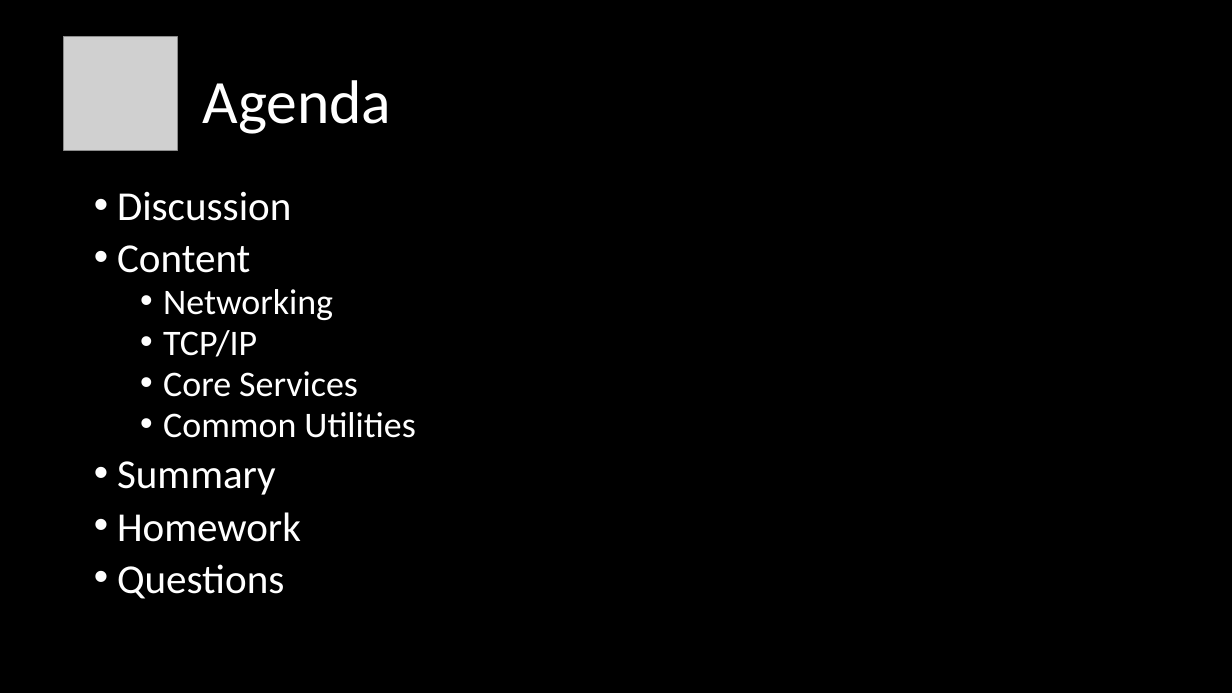
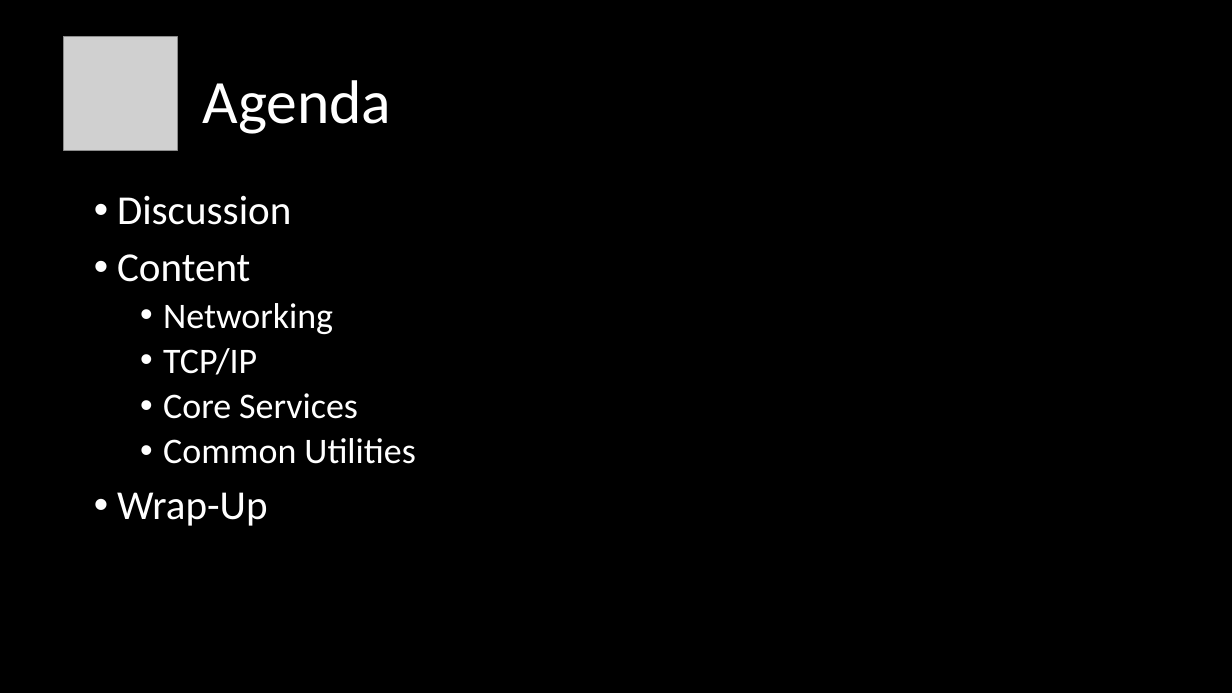
Before and after one commit to orstewar/ist346-content, a slide deck: slide 2 of content/05-networking-fundamentals.pptx. Drawn at 1232x693 pixels with LibreOffice and Linux fonts; fonts in the diff are those of the drawing; grey boxes stand for pictures. Boxes give left, top, right and bottom in pixels: in the first picture for what was removed or moved away, otherwise in the second. Text is boxed around its words. In the diff, an @@ line names an element or a change of style, - is before the commit and + after.

Commit message:
fixed content

```diff
--- a/content/05-networking-fundamentals.pptx
+++ b/content/05-networking-fundamentals.pptx
@@ text at (117,195,415,464): line spacing 0.8 to 0.9 @@
@@ text at (117,492,268,526): text changed @@
-• Summary
-• Homework
-• Questions
+• Wrap-Up
```
Also in this commit, not shown: 3 other slides changed, 1 slide added, 2 slides removed, 15 other files.
